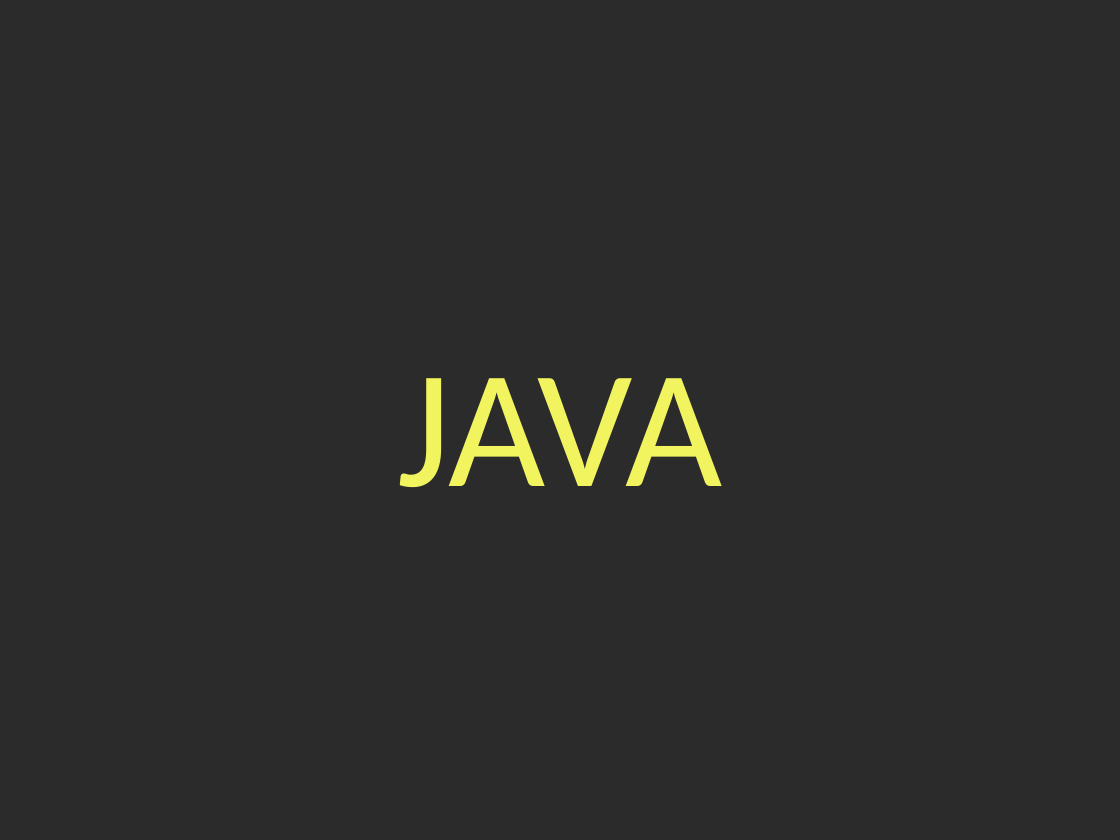
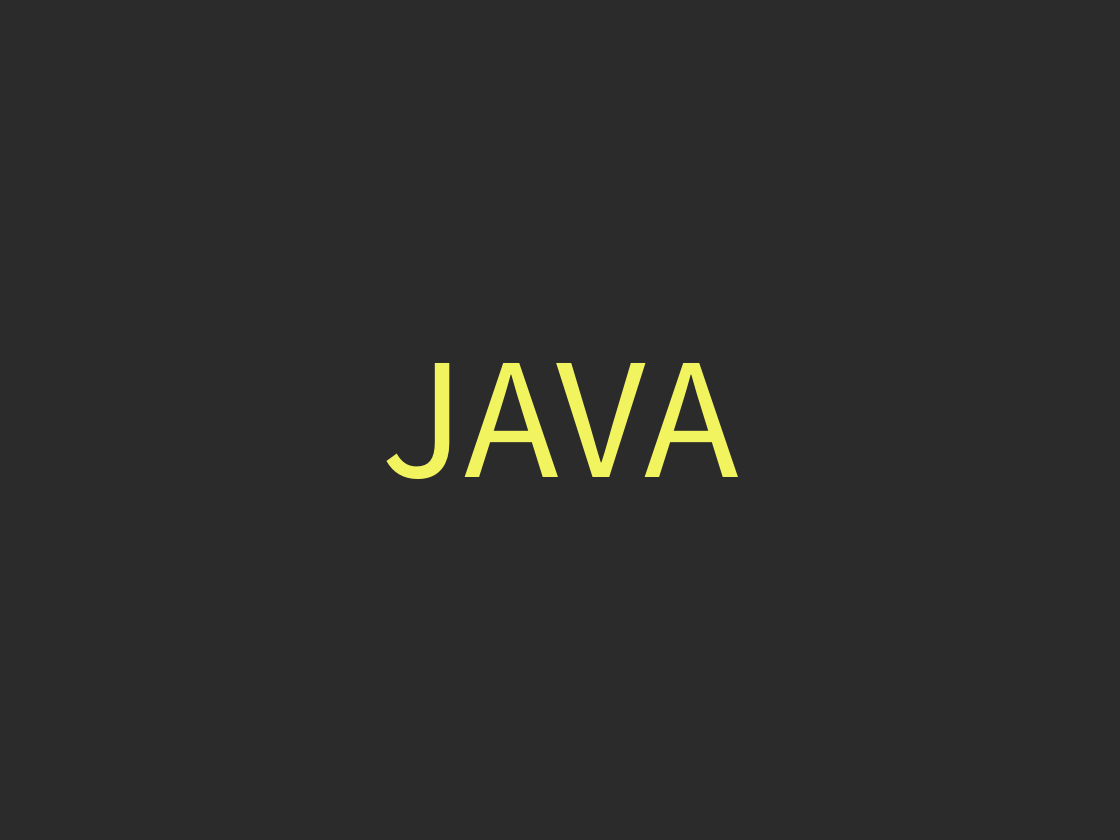
Before and after one commit to bamtoll09/Java_Education, a slide deck: slide 1 of 1장_자바.pptx. Drawn at 1120x840 pixels with LibreOffice and Linux fonts; fonts in the diff are those of the drawing; background and template pictures are left out; a plain dark background stands for a picture behind light text. Boxes give left, top, right and bottom in pixels: in the first picture for what was removed or moved away, otherwise in the second. Text is boxed around its words. In the diff, an @@ line names an element or a change of style, - is before the commit and + after.

```diff
--- a/1장_자바.pptx
+++ b/1장_자바.pptx
@@ title "JAVA": place and size @@
-title "JAVA" at [397, 378, 722, 487]
+title "JAVA" at [381, 363, 738, 479]
@@ title "JAVA" at [381, 363, 738, 479]: size 108 to 100 pt, font Calibri to Noto Sans CJK KR; line spacing 1 to 0.9; vertical alignment top to middle @@
```
Also in this commit, not shown: 9 slides added, 1 slide removed, 2 other files.
